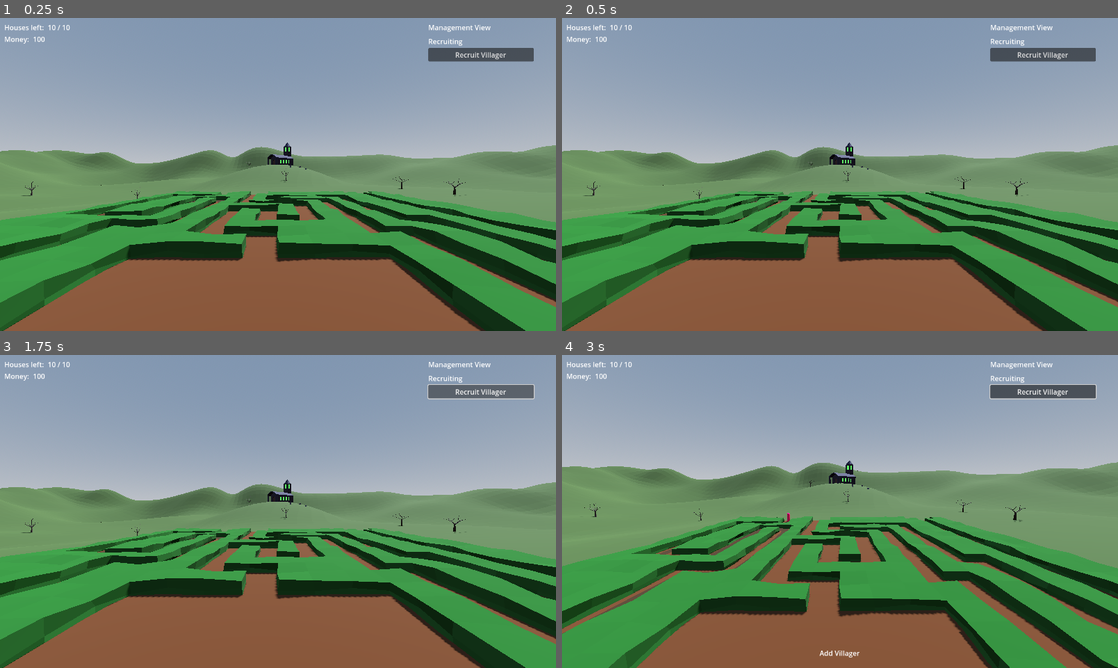
Above: before the commit, frames 1-4 (two rows, left to right).
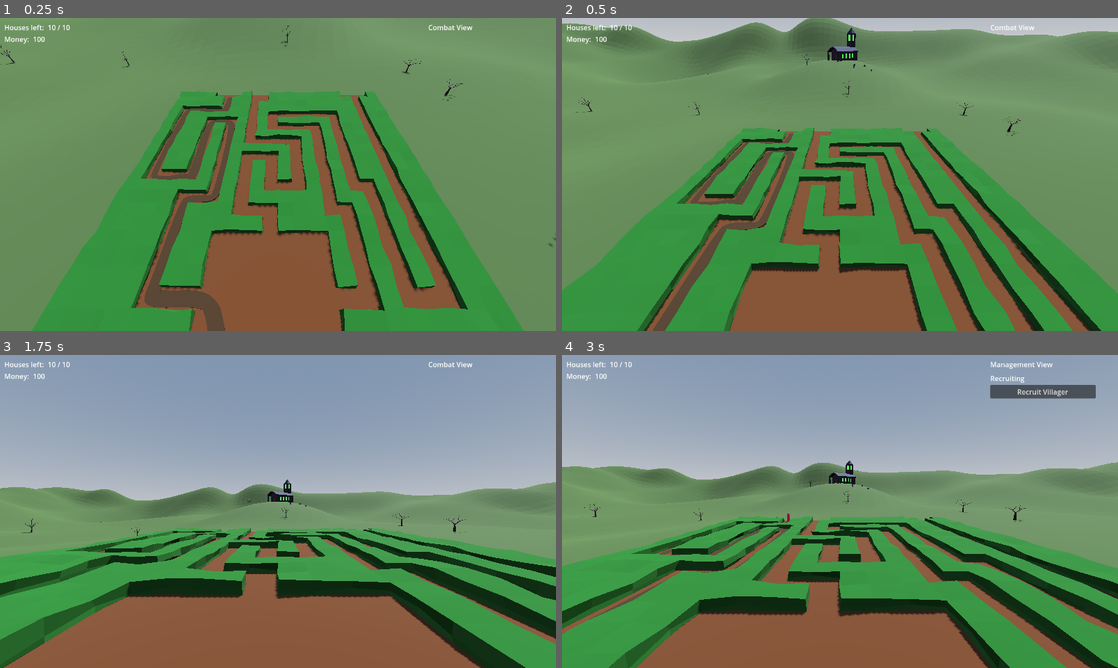
Above: after the commit, the same moments.

Repository: DrOtter3000/sentinel
Game: Godot game, scene res://level.tscn
Same seed, same stepped clock (60 frames per second), same inputs: the game is played once before the commit and once after it.
Inputs (mouse positions are in pixels of both pictures, inside the frame that each line leads up to):
- Up to frame 1 (0.25 s): no input
- Up to frame 2 (0.5 s): no input
- Up to frame 3 (1.75 s): click (483, 392) at 0.5 s, where only the run before the commit has a clickable "Recruit Villager"; click (483, 392) at 1.25 s, where only the run before the commit has a clickable "Recruit Villager"
- Up to frame 4 (3 s): click (1045, 392) at 2 s, where only the run before the commit has a clickable "Recruit Villager"; tap Enter at 2.75 s; move the mouse to (962, 495) at 2.77 s; tap Space (switch_mode) at 2.85 s

The runs differ from the first frame. In frame 1, 78% of the frame differs, in the area x 0-100%, y 0-100%; in frame 2, 76%; in frame 3, 1.1%; in frame 4, 0.2%.

Commit message:
make switching modes more smooth

Diff:
--- a/player.gd
+++ b/player.gd
@@ -7,6 +7,7 @@
 @onready var lbl_money_value: Label = %LblMoneyValue
 @onready var management_menu: CanvasLayer = $ConstructionCam/ManagementMenu
 @onready var animation_player: AnimationPlayer = $AnimationPlayer
+@onready var combat_menu: CanvasLayer = $CombatCam/CombatMenu
 
 @export var money := 100
 @export var price_per_sentinel := 12
@@ -15,6 +16,10 @@
 @export_enum("construction", "combat") var mode
 
 var sentinel_ready_to_build := false
+
+
+func _ready() -> void:
+	switch_mode()
 
 
 func _process(delta: float) -> void:
@@ -78,8 +83,9 @@
 		mode = 1
 		animation_player.play("switch_to_combat")
 		management_menu.visible = false
+		combat_menu.visible = true
 	else:
 		mode = 0
 		animation_player.play("switch_to_construction")
 		management_menu.visible = true
-	print(mode)
+		combat_menu.visible = false
--- a/player.tscn
+++ b/player.tscn
@@ -94,7 +94,7 @@
 [node name="Player" type="Node3D" groups=["Player"]]
 script = ExtResource("1_ks66r")
 sentinel_scene = ExtResource("2_4hdur")
-mode = 1
+mode = 0
 
 [node name="Camera3D" type="Camera3D" parent="."]
 
@@ -200,6 +200,48 @@
 horizontal_alignment = 1
 vertical_alignment = 1
 
+[node name="CombatCam" type="Node3D" parent="."]
+
+[node name="CombatMenu" type="CanvasLayer" parent="CombatCam"]
+
+[node name="MarginContainer" type="MarginContainer" parent="CombatCam/CombatMenu"]
+anchors_preset = 11
+anchor_left = 1.0
+anchor_right = 1.0
+anchor_bottom = 1.0
+offset_left = -304.0
+grow_horizontal = 0
+grow_vertical = 2
+size_flags_horizontal = 8
+mouse_filter = 2
+theme_override_constants/margin_left = 10
+theme_override_constants/margin_top = 10
+theme_override_constants/margin_right = 10
+theme_override_constants/margin_bottom = 10
+
+[node name="VBoxContainer" type="VBoxContainer" parent="CombatCam/CombatMenu/MarginContainer"]
+layout_mode = 2
+mouse_filter = 2
+theme_override_constants/separation = 5
+
+[node name="LblMenu" type="Label" parent="CombatCam/CombatMenu/MarginContainer/VBoxContainer"]
+layout_mode = 2
+text = "Combat View"
+
+[node name="LblStatus" type="Label" parent="CombatCam/CombatMenu"]
+anchors_preset = 7
+anchor_left = 0.5
+anchor_top = 1.0
+anchor_right = 0.5
+anchor_bottom = 1.0
+offset_left = -158.0
+offset_top = -68.0
+offset_right = 158.0
+grow_horizontal = 2
+grow_vertical = 0
+horizontal_alignment = 1
+vertical_alignment = 1
+
 [node name="AnimationPlayer" type="AnimationPlayer" parent="."]
 libraries = {
 "": SubResource("AnimationLibrary_ujumr")
